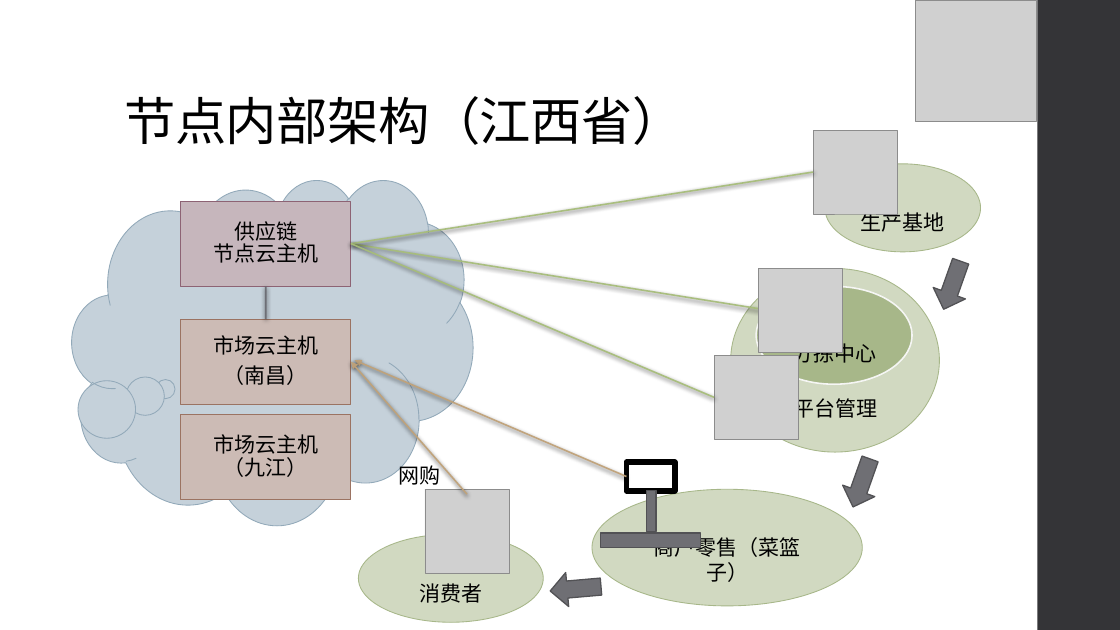
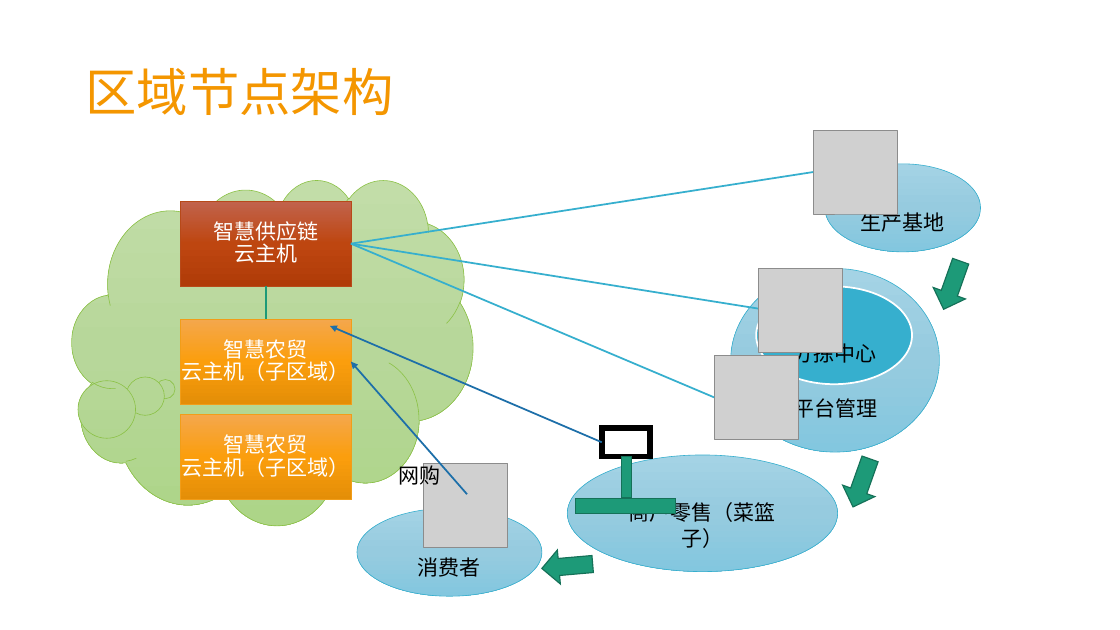
Before and after one commit to jzgi/chainsmart, a slide deck: slide 3 of Docs/中惠农通平台设计.pptx. Drawn at 1120x630 pixels with LibreOffice and Linux fonts; fonts in the diff are those of the drawing; grey boxes stand for pictures. Boxes give left, top, right and bottom in pixels: in the first picture for what was removed or moved away, otherwise in the second. Text is boxed around its words. In the diff, an @@ line names an element or a change of style, - is before the commit and + after.

```diff
--- a/Docs/中惠农通平台设计.pptx
+++ b/Docs/中惠农通平台设计.pptx
@@ picture removed at [915, 0, 1037, 122] @@
@@ rectangle removed at [1038, 0, 1120, 630] @@
@@ title "区域节点架构" at [85, 68, 393, 115]: vertical alignment bottom to middle @@
@@ title at [85, 68, 393, 115]: text changed; text colour #000000 to #F49600 @@
-节点内部架构（江西省）
+区域节点架构
@@ line (813, 172) - (351, 244): stroke #A7BE7B 1.35 pt to #36AFCE 1.5 pt @@
@@ thought cloud at [72, 180, 473, 525]: fill #C5D1DA to gradient #C2DEA8 to #B8D79B to #AED588; outline #92A9B9 0.75 pt to #8BC145 0.5 pt @@
@@ rectangle "智慧供应链 云主机" at [181, 201, 351, 286]: fill #C7B6BC to gradient #C2634D to #BF4611 to #B13B08; outline #8D6374 0.75 pt to #B74919 0.5 pt @@
@@ rectangle added at [181, 201, 351, 286], fill gradient #C2634D to #BF4611 to #B13B08, outline #B74919 0.5 pt @@
@@ text in rectangle at [213, 221, 318, 263]: text changed; text colour #000000 to #FFFFFF @@
-供应链
-节点云主机
+智慧供应链
+云主机
@@ line (770, 310) - (351, 244): stroke #A7BE7B 1.35 pt to #36AFCE 1.5 pt @@
@@ line (714, 397) - (351, 244): stroke #A7BE7B 1.35 pt to #36AFCE 1.5 pt @@
@@ line (266, 287) - (266, 319): stroke #6B6B73 1.35 pt to #1D9A78 1.5 pt @@
@@ ellipse "分拣中心" at [756, 287, 912, 384]: fill #A7B789 to #36AFCE; outline #F9F9F9 1.35 pt to #FFFFFF 1.5 pt @@
@@ rectangle "智慧农贸 云主机（子区域）" at [181, 319, 351, 404]: fill #CDBBB5 to gradient #F5A84E to #FC9F0E to #E58F07; outline #9B7362 0.75 pt to #F19D19 0.5 pt @@
@@ rectangle added at [181, 319, 351, 404], fill gradient #F5A84E to #FC9F0E to #E58F07, outline #F19D19 0.5 pt @@
@@ arrow (602, 443) - (330, 326): stroke #C1A27A 1.35 pt to #1D6FA9 1.5 pt @@
@@ text in rectangle at [182, 339, 350, 381]: text changed; text colour #000000 to #FFFFFF @@
-市场云主机
-（南昌）
+智慧农贸
+云主机（子区域）
@@ arrow (467, 494) - (351, 362): stroke #C1A27A 1.35 pt to #1D6FA9 1.5 pt @@
@@ rectangle "智慧农贸 云主机（子区域）" at [181, 414, 351, 499]: fill #CDBBB5 to gradient #F5A84E to #FC9F0E to #E58F07; outline #9B7362 0.75 pt to #F19D19 0.5 pt @@
@@ rectangle added at [181, 414, 351, 499], fill gradient #F5A84E to #FC9F0E to #E58F07, outline #F19D19 0.5 pt @@
@@ text in rectangle at [182, 434, 350, 477]: text changed; text colour #000000 to #FFFFFF @@
-市场云主机
-（九江）
+智慧农贸
+云主机（子区域）
@@ text "网购" at [398, 462, 440, 488]: font Cambria to Calibri @@
@@ picture: place and size @@
-picture at [425, 489, 509, 573]
+picture at [423, 463, 507, 547]
@@ fill #D1DAC2 to gradient #A5D4E5 to #97CCE0 to #83C7DF; outline #A7B789 0.75 pt to #36AFCE 0.5 pt in 4 elements at [731, 269, 939, 453], [825, 164, 981, 252], [357, 508, 542, 597], [567, 455, 838, 572] @@
@@ 3 rectangles, 1 ellipse, 1 arrow: place and size @@
-3 rectangles, 1 ellipse, 1 arrow at [355, 360, 863, 606]
+3 rectangles, 1 ellipse, 1 arrow at [330, 326, 838, 572]
@@ fill #6F6F74 to #1D9A78; outline #525256 1.1 pt to #157259 1 pt in 5 elements at [928, 255, 977, 315], [837, 454, 886, 513], [541, 547, 595, 586], [576, 499, 676, 513], [622, 456, 631, 497] @@
@@ ellipse "消费者": place and size @@
-ellipse "消费者" at [359, 534, 544, 623]
+ellipse "消费者" at [357, 508, 542, 597]
@@ left arrow: place and size @@
-left arrow at [549, 570, 603, 609]
+left arrow at [541, 547, 595, 586]
```
Also in this commit, not shown: 8 other slides changed, 2 slides added, 39 other files.
